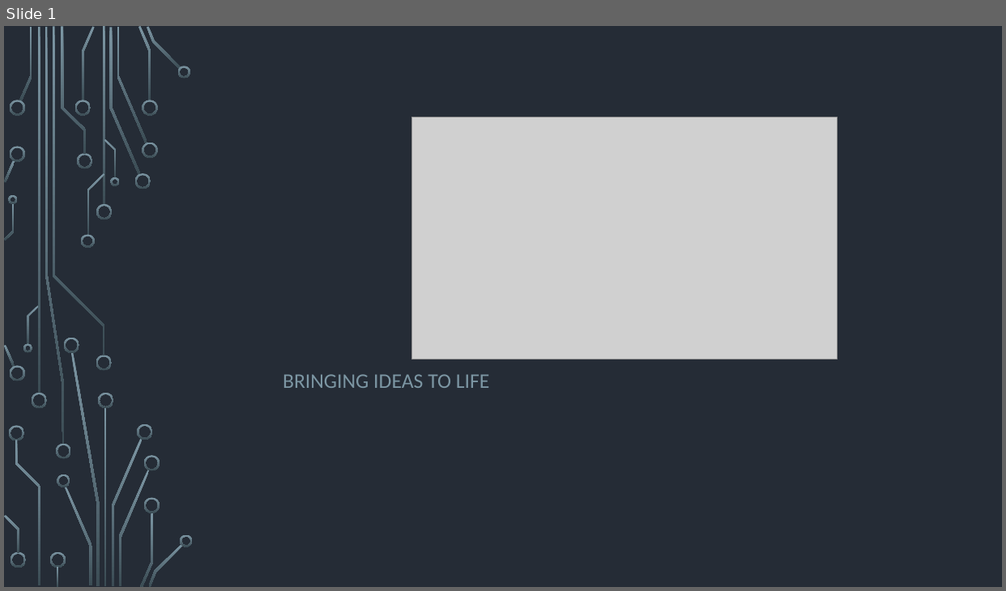
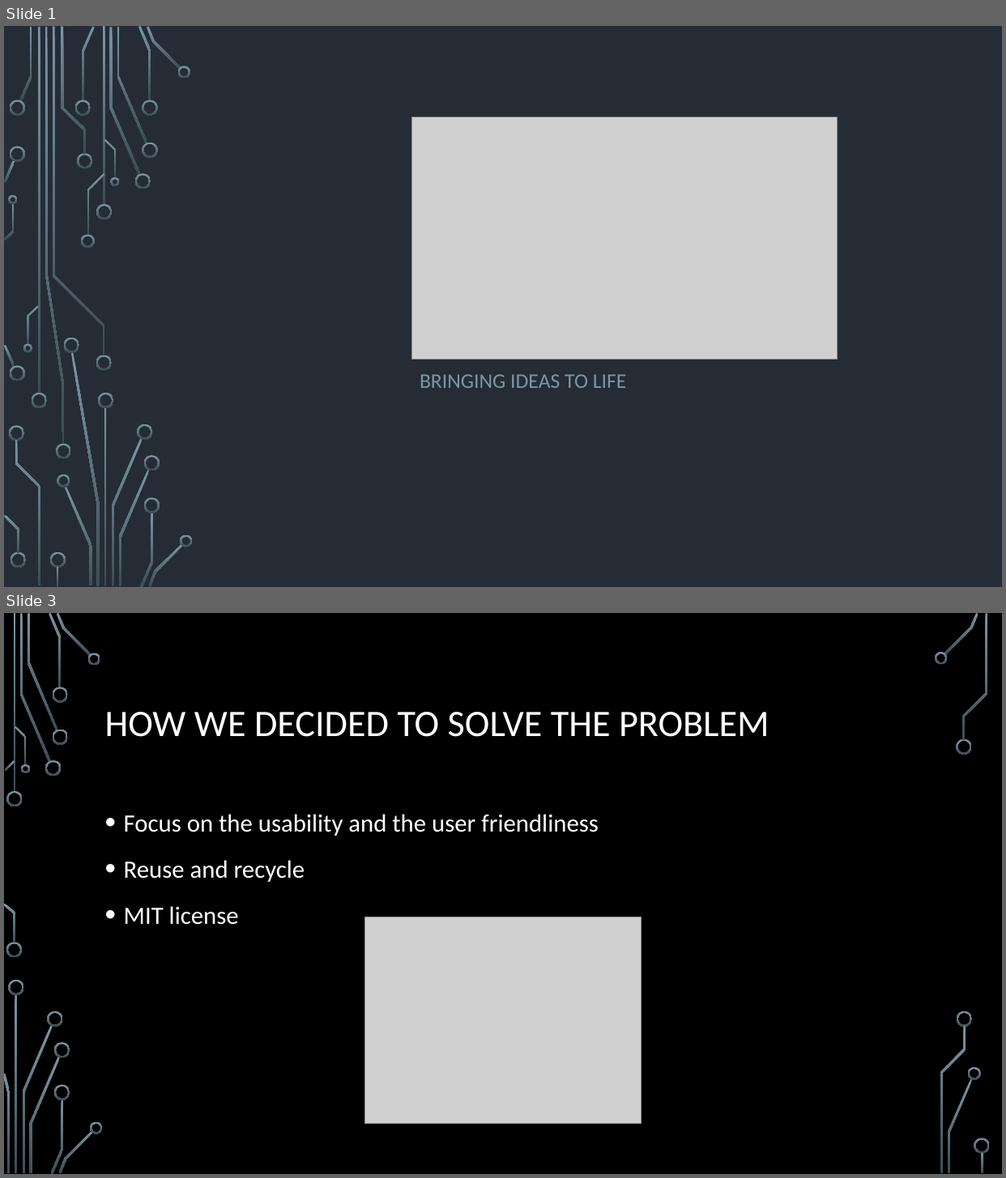
Before and after one commit to UDA-Corporation/UDA_app, a slide deck: Documentacion/Presentación/Presentación de la aplicación.pptx. Shown one above the other, each under a label of ours: slide 1 before the commit, slides 1 and 3 after it; the slides between them are not shown. The pictures are 1006x591 and 1006x1178 pixels, drawn with LibreOffice and Linux fonts; fonts in the diff are those of the drawing; grey boxes stand for pictures; background and template pictures are left out. Boxes give left, top, right and bottom in pixels: in the first picture for what was removed or moved away, otherwise in the second. Text is boxed around its words. In the diff, an @@ line names an element or a change of style, - is before the commit and + after.

```diff
--- a/Documentacion/Presentación/Presentación de la aplicación.pptx
+++ b/Documentacion/Presentación/Presentación de la aplicación.pptx
@@ slide 3 added at [4, 613, 1002, 1174], background picture (left out) @@
@@ title added at [105, 712, 769, 737], 36 pt, text #FFFFFF @@
+HOW WE DECIDED TO SOLVE THE PROBLEM
@@ text added at [124, 814, 599, 925], 24 pt, text #FFFFFF @@
+• Focus on the usability and the user friendliness
+• Reuse and recycle
+• MIT license
@@ picture added at [364, 918, 641, 1123] @@
@@ group added at [4, 613, 990, 1174]: 33 freeform shapes, 3 rectangles @@
@@ slide 1 changed as well @@
@@ subtitle "BRINGING IDEAS TO LIFE": place and size @@
-subtitle "BRINGING IDEAS TO LIFE" at [283, 374, 490, 388]
+subtitle "BRINGING IDEAS TO LIFE" at [420, 374, 627, 388]
```
Also in this commit, not shown: 9 other slides added, 2 slides removed, 1 other file.
